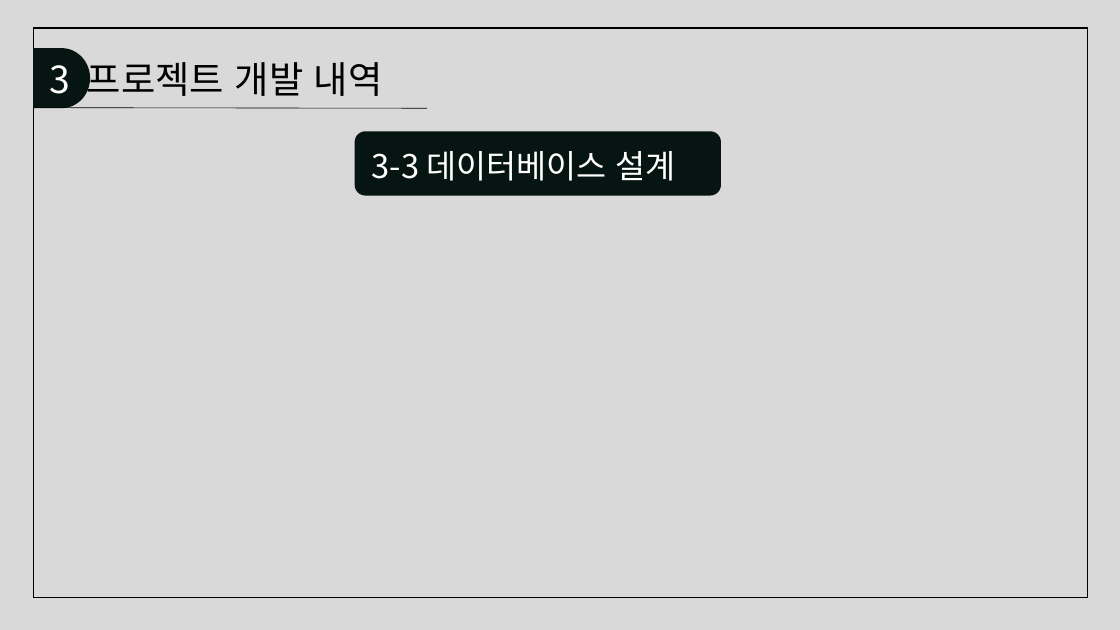
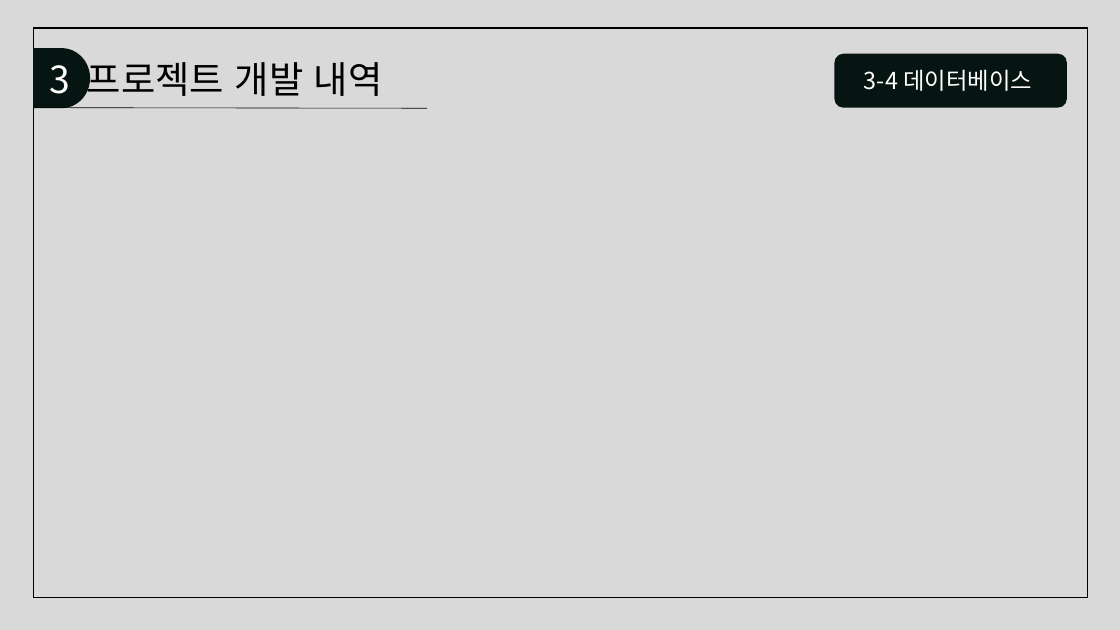
Before and after one commit to juhyeonjong2/KeyBoard, a slide deck: slide 12 of Documents/5. 발표/세상모든키보드.pptx. Drawn at 1120x630 pixels with LibreOffice and Linux fonts; fonts in the diff are those of the drawing. Boxes give left, top, right and bottom in pixels: in the first picture for what was removed or moved away, otherwise in the second. Text is boxed around its words. In the diff, an @@ line names an element or a change of style, - is before the commit and + after.

Commit message:
발표자료 초안 작성
 - 데이터베이스 ERD 없음

```diff
--- a/Documents/5. 발표/세상모든키보드.pptx
+++ b/Documents/5. 발표/세상모든키보드.pptx
@@ rounded rectangle added at [834, 54, 1067, 108], fill #061512 @@
@@ text at [864, 69, 1032, 91]: text changed; size 28 to 20 pt @@
-3-3 데이터베이스 설계
+3-4 데이터베이스
@@ rounded rectangle removed at [355, 131, 721, 196] @@
```
Also in this commit, not shown: 7 other slides changed, 1 slide added, 6 slides removed.
